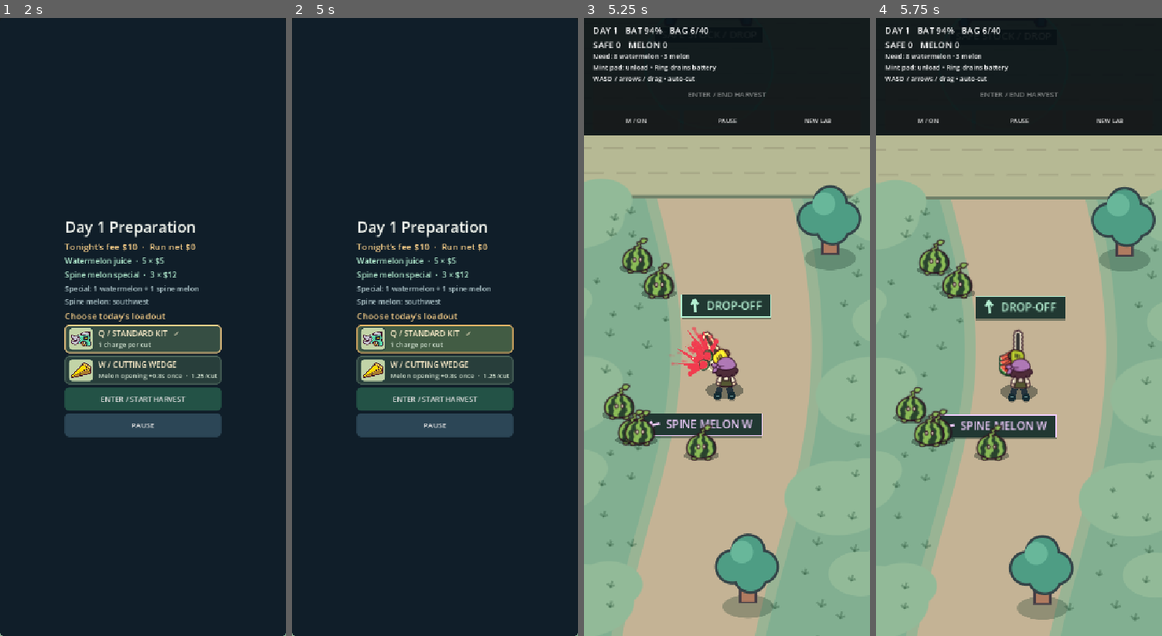
Above: before the commit, frames 1-4 (left to right).
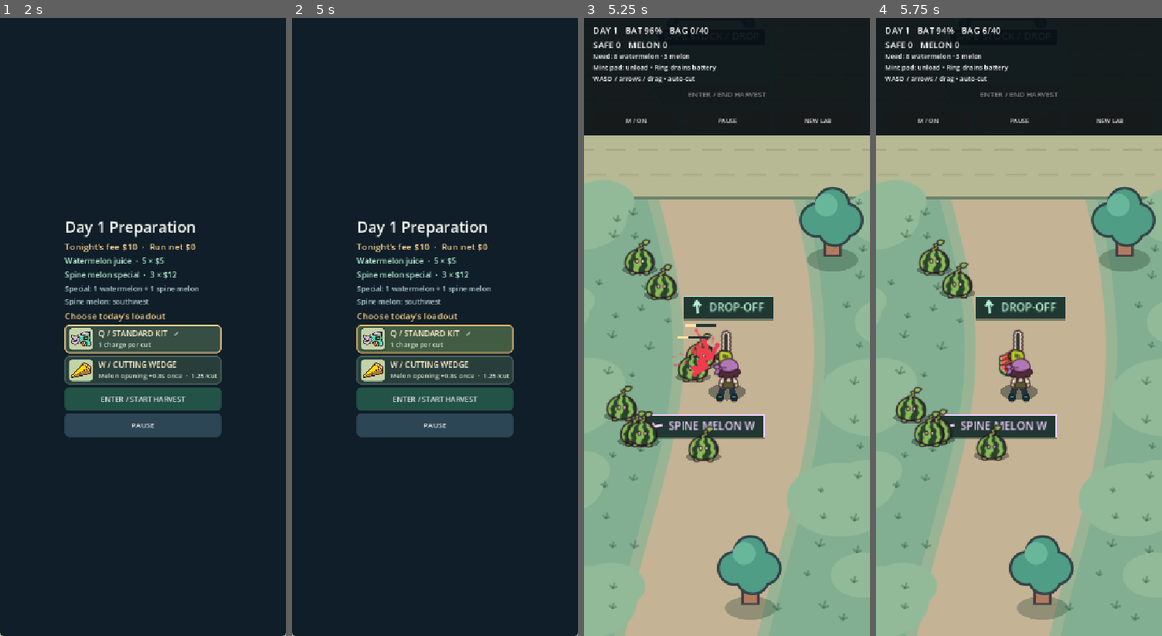
Above: after the commit, the same moments.

Repository: syjkim0125/harvest-deck
Game: Godot game, scene res://main.tscn
The game is run twice, just before and just after one commit, with the same random seed, the same clock (stepped at 60 frames per second) and the same inputs.
Inputs:
- Up to frame 1 (2 s): click "W / CUTTING WEDGE" at 0.5 s; click "Q / STANDARD KIT" at 1.25 s
- Up to frame 2 (5 s): click "NEW LAB" at 2 s; click "NEW LAB" at 2.75 s; click "ENTER / END HARVEST" at 3.5 s; click "ENTER / END HARVEST" at 4.25 s
- Up to frame 3 (5.25 s): click "ENTER / START HARVEST" at 5 s
- Up to frame 4 (5.75 s): no input

Frames 1-2 are identical in both runs. In frame 3, 8.4% of the frame differs, in the area x 0-100%, y 1-100%; in frame 4, nothing differs.

Commit message:
Release Harvest Deck v0.7.35 with the Cooler Crate

Diff:
--- a/scripts/day_harvest.gd
+++ b/scripts/day_harvest.gd
@@ -3,7 +3,7 @@
 
 const RollingOrange = preload("res://scripts/rolling_orange.gd")
 
-enum Card { NONE = -1, STANDARD, WEDGE, RESERVE_CELL, SEED_GUARD, TUNED_BLADE, LIMITED_COCKTAIL, WHEEL_CHOCK, DASH_KIT }
+enum Card { NONE = -1, STANDARD, WEDGE, RESERVE_CELL, SEED_GUARD, TUNED_BLADE, LIMITED_COCKTAIL, WHEEL_CHOCK, DASH_KIT, COOLER_CRATE }
 enum Outcome { ACTIVE, RETURNED, EXHAUSTED }
 
 const MAX_CHARGE := 100.0
@@ -18,9 +18,11 @@
 const CHOCK_BRAKE_BONUS := 0.60
 const DASH_COST := 8.0
 const DASH_SECONDS := 0.20
+const COOLER_DAY := 3
+const COOLER_CAPACITY := 4
 const REWARD_OFFERS := [
 	[Card.RESERVE_CELL, Card.SEED_GUARD, Card.WHEEL_CHOCK],
-	[Card.TUNED_BLADE, Card.LIMITED_COCKTAIL],
+	[Card.TUNED_BLADE, Card.LIMITED_COCKTAIL, Card.COOLER_CRATE],
 ]
 
 var card := Card.STANDARD
@@ -32,6 +34,8 @@
 var last_seed_cost := SEED_COST
 
 static func card_available(card_id: Card, day_number: int) -> bool:
+	if card_id == Card.COOLER_CRATE:
+		return day_number == COOLER_DAY
 	return card_id not in [Card.WHEEL_CHOCK, Card.DASH_KIT] or day_number == RollingOrange.DAY
 
 func reset() -> void:
--- a/scripts/game.gd
+++ b/scripts/game.gd
@@ -32,7 +32,7 @@
 const MAX_CUT_PARTICLES := 160
 const SPEED: float = 360.0
 const DASH_SPEED := 900.0
-const ATTACK_INTERVAL: float = 0.084
+const ATTACK_INTERVAL: float = 0.105
 const CAPACITY: int = 40
 const DEPOT_RADIUS := 85.0
 const CARGO_SPACING: float = 3.0
@@ -459,8 +459,8 @@
 				if deck.size() > 1:
 					pick_day_card(deck[1])
 			KEY_T:
-				if run_day == 1 and choosing_reward():
-					pick_reward_card(DayHarvest.Card.WHEEL_CHOCK)
+				if choosing_reward():
+					pick_reward_card(DayHarvest.REWARD_OFFERS[run_day - 1][2])
 				else:
 					pick_night_recipe(NightMarket.Recipe.ORANGE)
 			KEY_B: pick_day_card(DayHarvest.Card.DASH_KIT)
@@ -584,16 +584,25 @@
 
 func refresh_market_view() -> void:
 	update_orchard_counter()
+	var chilled_watermelon := carryover_watermelons()
 	if preparing_day:
-		night_view.refresh_prep(night, day.card, paused, run_day, deck, run_sales - run_fees)
+		night_view.refresh_prep(night, day.card, paused, run_day, deck, run_sales - run_fees, chilled_watermelon)
 	else:
-		night_view.refresh(night, paused, run_day, earned_card, run_sales, run_fees, run_results)
+		night_view.refresh(night, paused, run_day, earned_card, run_sales, run_fees, run_results, chilled_watermelon)
+
+func carryover_watermelons() -> int:
+	var night_index := DayHarvest.COOLER_DAY - 2
+	if run_results.size() <= night_index:
+		return 0
+	return mini(DayHarvest.COOLER_CAPACITY, run_results[night_index].leftover[0])
 
 func choosing_reward() -> bool:
 	return run_day < NightMarket.DAYS and night.phase == NightMarket.Phase.CLOSED
 
 func pick_reward_card(card: DayHarvest.Card) -> void:
 	if choosing_reward() and not paused and card in DayHarvest.REWARD_OFFERS[run_day - 1]:
+		if card == DayHarvest.Card.COOLER_CRATE and carryover_watermelons() == 0:
+			return
 		earned_card = card
 		refresh_market_view()
 
@@ -608,6 +617,9 @@
 	if not preparing_day or paused:
 		return false
 	preparing_day = false
+	if day.card == DayHarvest.Card.COOLER_CRATE:
+		for i in range(carryover_watermelons()):
+			production.deposit(0)
 	for fruit in fruits:
 		if fruit.kind == SpineMelon.KIND and day.card == DayHarvest.Card.WEDGE:
 			fruit.encounter.first_open_bonus = DayHarvest.WEDGE_OPEN_BONUS
--- a/scripts/market_art.gd
+++ b/scripts/market_art.gd
@@ -1,5 +1,7 @@
 extends RefCounted
 
+const COOLER_CRATE = preload("res://assets/cooler-crate-v1.png")
+const Day = preload("res://scripts/day_harvest.gd")
 const MARKET = preload("res://assets/market-v1.png")
 const CARDS = preload("res://assets/loadout-cards-v1.png")
 const STALL_FRAME := Rect2(4, 4, 184, 152)
@@ -11,6 +13,8 @@
 	return region(MARKET, Rect2(4 + (recipe + 1) * 192, 4, 184, 152))
 
 static func card(card_id: int) -> AtlasTexture:
+	if card_id == Day.Card.COOLER_CRATE:
+		return region(COOLER_CRATE, Rect2(0, 0, 120, 120))
 	return region(CARDS, Rect2(4 + card_id % 4 * 128, 4 + (card_id >> 2) * 128, 120, 120))
 
 static func region(sheet: Texture2D, bounds: Rect2) -> AtlasTexture:
--- a/scripts/night_market_view.gd
+++ b/scripts/night_market_view.gd
@@ -57,7 +57,7 @@
 var pause_button: Button
 
 func _ready() -> void:
-	for i in range(Day.Card.DASH_KIT + 1):
+	for i in range(Day.Card.COOLER_CRATE + 1):
 		card_art.append(Art.card(i))
 	set_anchors_and_offsets_preset(Control.PRESET_FULL_RECT)
 	add_theme_stylebox_override("panel", surface(INK))
@@ -179,18 +179,23 @@
 		Day.Card.TUNED_BLADE: return "TUNED BLADE"
 		Day.Card.LIMITED_COCKTAIL: return "LIMITED COCKTAIL"
 		Day.Card.WHEEL_CHOCK: return "WHEEL CHOCK"
+		Day.Card.COOLER_CRATE: return "COOLER CRATE"
 	return ""
 
-func reward_description(card: Day.Card) -> String:
+func reward_description(card: Day.Card, chilled_watermelon: int) -> String:
 	match card:
 		Day.Card.RESERVE_CELL: return "First unload: restore up to %d charge" % Day.RESERVE_CHARGE
 		Day.Card.SEED_GUARD: return "First seed hit: costs %d instead of %d" % [Day.GUARDED_SEED_COST, Day.SEED_COST]
 		Day.Card.TUNED_BLADE: return "Each cut uses %.2f charge" % Day.TUNED_CUT_COST
 		Day.Card.LIMITED_COCKTAIL: return "Special: +$%d each, +%.2fs prep" % [Market.COCKTAIL_BONUS, Market.COCKTAIL_EXTRA_TIME]
 		Day.Card.WHEEL_CHOCK: return "Day %d: orange stops +%.2fs" % [RollingOrange.DAY, Day.CHOCK_BRAKE_BONUS]
+		Day.Card.COOLER_CRATE:
+			if chilled_watermelon == 0:
+				return "No watermelon left to carry"
+			return "Day 3 depot: %d/%d watermelon saved" % [chilled_watermelon, Day.COOLER_CAPACITY]
 	return ""
 
-func refresh_prep(market: Market, card: Day.Card, paused: bool, run_day: int, deck: Array[Day.Card], balance: int) -> void:
+func refresh_prep(market: Market, card: Day.Card, paused: bool, run_day: int, deck: Array[Day.Card], balance: int, chilled_watermelon: int) -> void:
 	show()
 	market_content.hide()
 	prep_content.show()
@@ -210,7 +215,7 @@
 		if button.visible:
 			var reward := deck[i]
 			present_card(button, reward, "%s / %s" % ["C" if i == 0 else "V", reward_name(reward)],
-				reward_description(reward), card == reward, paused or not Day.card_available(reward, run_day))
+				reward_description(reward, chilled_watermelon), card == reward, paused or not Day.card_available(reward, run_day))
 	present_card(loadout_buttons[Day.Card.STANDARD], Day.Card.STANDARD, "Q / STANDARD KIT",
 		"1 charge per cut", card == Day.Card.STANDARD, paused)
 	present_card(loadout_buttons[Day.Card.WEDGE], Day.Card.WEDGE, "W / CUTTING WEDGE",
@@ -223,7 +228,7 @@
 	prep_pause_button.text = "RESUME" if paused else "PAUSE"
 
 func refresh(market: Market, paused: bool, run_day: int, reward: Day.Card, run_sales: int, run_fees: int,
-	results: Array[Dictionary]) -> void:
+	results: Array[Dictionary], chilled_watermelon: int) -> void:
 	prep_content.hide()
 	market_content.show()
 	visible = market.phase != Market.Phase.OFF
@@ -247,7 +252,8 @@
 			if button.visible:
 				var card: Day.Card = reward_options[i]
 				present_card(button, card, "%s / %s" % [key_for(i), reward_name(card)],
-					reward_description(card), card == reward, paused)
+					reward_description(card, chilled_watermelon), card == reward,
+					paused or (card == Day.Card.COOLER_CRATE and chilled_watermelon == 0))
 	inventory.text = "Watermelon %d   Spine melon %d" % [market.stock.count(0), market.stock.count(SpineMelon.KIND)]
 	var citrus_night := market.offers(Market.Recipe.ORANGE)
 	if citrus_night:
--- a/tests/night_market.gd
+++ b/tests/night_market.gd
@@ -405,8 +405,8 @@
 		key(game, KEY_T)
 		game._physics_process(2.0)
 		key(game, KEY_ENTER)
-		check(game.night.gross == 9 and game.night.sold[2] == 1 and not ui.reward_buttons[2].visible,
-			"the rescued harvest can sell as orange fizz and Night 2 still offers its own cards")
+		check(game.night.gross == 9 and game.night.sold[2] == 1 and "COOLER CRATE" in ui.reward_buttons[2].text,
+			"the rescued harvest can sell as orange fizz and Night 2 offers the cooler")
 		key(game, KEY_Q)
 		key(game, KEY_ENTER)
 		key(game, KEY_C)
@@ -554,6 +554,76 @@
 	check(game.orchard_waypoints().is_empty(), "the comparison lab has no expedition markers")
 	game.switch_mode()
 
+func check_cooler_crate(game) -> void:
+	var ui = game.night_view
+	for use_cooler in [false, true]:
+		game.reset_run()
+		deliver(game, [])
+		key(game, KEY_ENTER)
+		key(game, KEY_T)
+		check(game.earned_card == Day.Card.WHEEL_CHOCK, "T still selects the first night's orange card")
+		key(game, KEY_ENTER)
+		game.begin_harvest()
+		walk_to(game, Vector2(510, 690))
+		game.simulate(0.7, Vector2.ZERO)
+		walk_to(game, game.depot)
+		game.simulate(2.0, Vector2.ZERO)
+		game.finish_day_at_depot()
+		game.enter_night()
+		key(game, KEY_Q)
+		key(game, KEY_ENTER)
+		key(game, KEY_Q)
+		game._physics_process(2.0)
+		key(game, KEY_ENTER)
+		var leftovers: int = game.run_results[1].leftover[0]
+		check(leftovers > Day.COOLER_CAPACITY and game.run_results[1].sold[0] == 1
+			and "4/4 watermelon saved" in ui.reward_buttons[2].tooltip_text,
+			"the second night offers the cooler with a capped preview based on what went unsold")
+		game.set_paused(true)
+		key(game, KEY_T)
+		check(game.earned_card == Day.Card.NONE and ui.reward_buttons[2].disabled, "paused close blocks the cooler choice")
+		game.set_paused(false)
+		key(game, KEY_T)
+		key(game, KEY_ENTER)
+		check(game.run_day == 3 and game.day.card == Day.Card.COOLER_CRATE and game.stock == 0
+			and ui.deck_buttons[1].visible and "4/4 watermelon saved" in ui.deck_buttons[1].tooltip_text,
+			"the cooler's preview carries to Day 3 preparation before it grants stock")
+		key(game, KEY_Q)
+		if use_cooler:
+			key(game, KEY_V)
+		key(game, KEY_ENTER)
+		var carried := Day.COOLER_CAPACITY if use_cooler else 0
+		check(not game.begin_harvest() and game.stock == carried and game.cargo.is_empty()
+			and game.run_results[1].leftover[0] == leftovers,
+			"starting harvest banks only the equipped cooler's stock once and preserves last night's ledger")
+		walk_to(game, Vector2(700, 1004))
+		walk_to(game, Vector2(SpineMelon.HOME.x, 1004))
+		harvest_melon_from_south(game, SpineMelon.HOME)
+		check(game.cargo.count(MELON) == 3 and not game.cargo.has(0),
+			"the direct melon route yields three pieces without a watermelon detour")
+		walk_to(game, Vector2(SpineMelon.HOME.x, 1004))
+		walk_to(game, Vector2(820, 1004))
+		walk_to(game, Vector2(820, game.depot.y))
+		walk_to(game, game.depot)
+		game.simulate(2.0, Vector2.ZERO)
+		game.finish_day_at_depot()
+		game.enter_night()
+		check(game.night.stock.count(0) == carried and game.night.stock.count(MELON) == 3
+			and game.pick_night_recipe(Market.Recipe.MELON) == use_cooler,
+			"only the stocked cooler makes the same Day 3 harvest eligible for the special")
+		key(game, KEY_ENTER)
+		if use_cooler:
+			for i in range(3):
+				key(game, KEY_W)
+				game._physics_process(2.0)
+			key(game, KEY_ENTER)
+		check(game.night.phase == Market.Phase.CLOSED and game.night.gross == (36 if use_cooler else 0)
+			and game.run_results.size() == 3 and game.run_results[1].leftover[0] == leftovers,
+			"the final ledger records actual sales from the cooler route without rewriting Night 2")
+		key(game, KEY_ENTER)
+		check(game.stock == 0 and game.deck.is_empty() and game.carryover_watermelons() == 0,
+			"starting a new run clears the cooler and its stock")
+
 func check_menu_shortage(game) -> void:
 	deliver(game, [0, 0, 0, 0, 0, MELON])
 	var ui = game.night_view
@@ -649,6 +719,7 @@
 	check_wheel_chock(game)
 	check_dash_kit(game)
 	check_orchard_waypoints(game)
+	check_cooler_crate(game)
 	var night = game.night
 	var ui = game.night_view
 	check(not game.enter_night(), "an active expedition cannot open the market")
@@ -831,6 +902,14 @@
 			and pane.recipe_buttons[2].text == "NEEDS INGREDIENTS" and not pane.action_button.disabled,
 			"all three menu states and the close action fit when ingredients run out at %s" % size)
 		key(layout_game, KEY_ENTER)
+		await process_frame
+		await process_frame
+		key(layout_game, KEY_T)
+		check(pane.reward_buttons[2].visible and pane.reward_buttons[2].disabled
+			and layout_game.earned_card == Day.Card.NONE
+			and "No watermelon left" in pane.reward_buttons[2].tooltip_text
+			and bounds.encloses(pane.reward_content.get_global_rect()) and bounds.encloses(pane.action_button.get_global_rect()),
+			"the empty cooler explains why it is unavailable and the closing controls fit at %s" % size)
 		key(layout_game, KEY_W)
 		key(layout_game, KEY_ENTER)
 		await process_frame
--- a/tests/run.gd
+++ b/tests/run.gd
@@ -494,13 +494,13 @@
 		g.sound_on = false
 		for frame in range(rate * 2):
 			g.simulate(1.0 / rate, Vector2.ZERO)
-		check(g.hits == 24 and g.cooldown > 0.0, "two-second harvest cadence has 24 hits and no debt at %dHz" % rate)
+		check(g.hits == 20 and g.cooldown > 0.0, "two-second harvest cadence has 20 hits and no debt at %dHz" % rate)
 	g.reset_run()
 	fixture(g, 1000)
-	g.simulate(0.49, Vector2.ZERO)
+	g.simulate(0.5, Vector2.ZERO)
 	var hitch_hits: int = g.hits
 	g.simulate(1.0 / 120.0, Vector2.ZERO)
-	check(hitch_hits == 6 and g.hits == hitch_hits, "490ms hitch resolves scheduled cuts without a next-frame burst")
+	check(hitch_hits == 5 and g.hits == hitch_hits, "500ms hitch resolves scheduled cuts without a next-frame burst")
 	var path_outcomes = []
 	for rate in [5, 30, 60, 120]:
 		g.reset_run()
@@ -523,17 +523,17 @@
 		g.reset_run()
 		fixture(g, 1000)
 		g.sound_on = false
-		for frame in range(rate * 11 / 30):
+		for frame in range(rate / 3):
 			g._physics_process(1.0 / rate)
 		pulse_samples.append(g.camera.offset)
 	check(pulse_samples[0].is_equal_approx(pulse_samples[1]) and pulse_samples[1].is_equal_approx(pulse_samples[2]), "same-time confirmed-hit pulse agrees at 30 / 60 / 120Hz")
 	g.reset_run()
 	fixture(g, 1000)
 	g.sound_on = false
-	g._physics_process(11.0 / 30.0)
+	g._physics_process(1.0 / 3.0)
 	check(g.camera.offset.is_equal_approx(pulse_samples[2]) and g.camera.offset.length() > 0.1, "hitch retains a recent hit instead of expiring it by the entire frame")
 	check((g.camera.offset * g.camera.zoom).length() <= 3.400001, "normal hit respects the 3.4 logical-pixel cap")
-	check(is_equal_approx(g.impact.clock, 0.025), "pulse age measures time since the last substep hit")
+	check(is_equal_approx(g.impact.clock, 1.0 / 60.0), "pulse age measures time since the last substep hit")
 	g.reset_run()
 	fixture(g, 1)
 	g.attack()
Binary file added: assets/cooler-crate-v1.png
Not shown, added: assets/cooler-crate-v1.png.import
Not shown, changed: docs/HANDOFF.md
Not shown, changed: docs/ROADMAP.md
